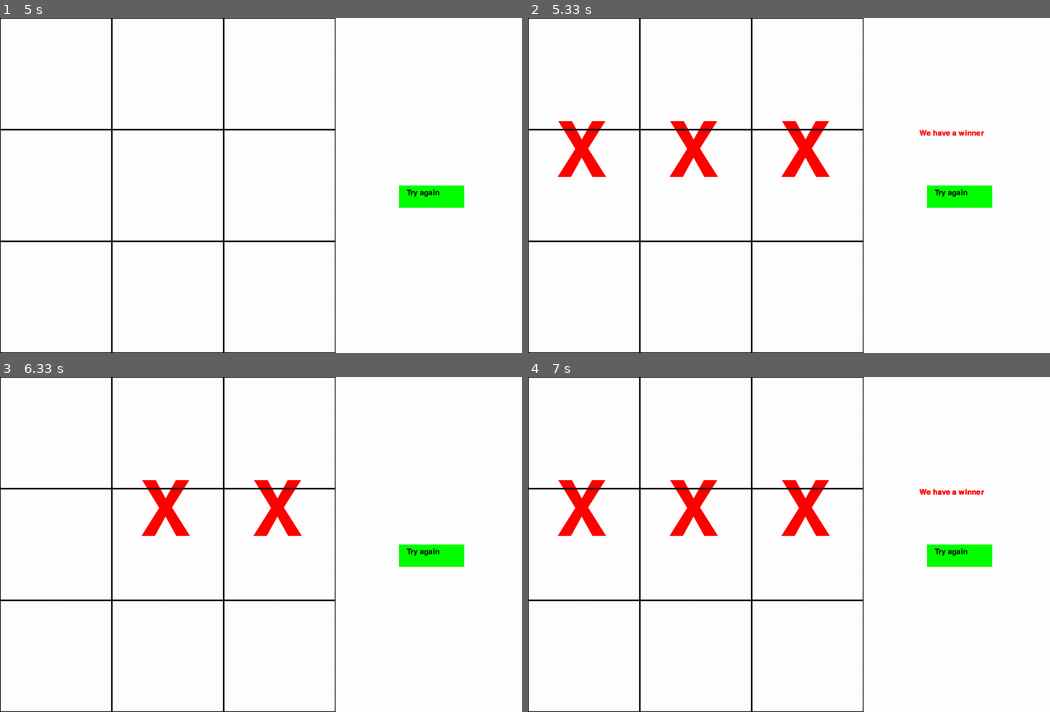
Above: before the commit, frames 1-4 (two rows, left to right).
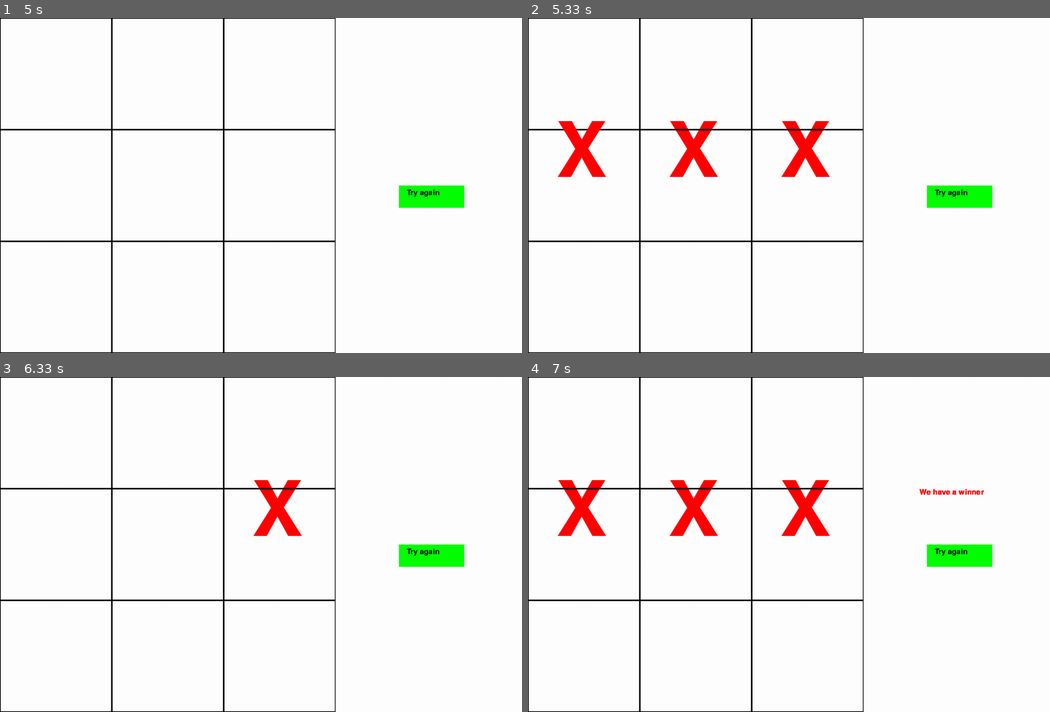
Above: after the commit, the same moments.

Repository: mstanciu552/pygame_tic_tac_toe
Game: pygame game, started from main.py
Two runs of this game, one before a commit and one after it. Both use one fixed random seed, a clock stepped at 60 frames per second and the inputs below.
Inputs (mouse positions are in pixels of both pictures, inside the frame that each line leads up to):
- Up to frame 1 (5 s): press the mouse at (266, 208) at 0.37 s; move the mouse to (198, 198) at 0.47 s; release the mouse at (135, 188) at 0.6 s; click "Try again" at 1.73 s
- Up to frame 2 (5.33 s): press the mouse at (794, 208) at 5.03 s; move the mouse to (710, 198) at 5.13 s; release the mouse at (632, 188) at 5.27 s
- Up to frame 3 (6.33 s): click "Try again" at 5.4 s; press the mouse at (266, 567) at 6.2 s; move the mouse to (177, 531) at 6.3 s
- Up to frame 4 (7 s): release the mouse at (616, 494) at 6.43 s

Frame 1 is identical in both runs. In frame 2, 0.2% of the frame differs, in the area x 6-88%, y 33-36%; in frame 3, 0.8%, in the area x 27-37%, y 30-48%; in frame 4, less than 0.1%.

Commit message:
added fps lock and tie message

Diff:
--- a/Board.py
+++ b/Board.py
@@ -10,6 +10,13 @@
 
     def normalize(self, position):
         return (position[0] * self.rect_w + self.rect_w / 4, position[1] * self.rect_h - self.rect_h / 8)
+
+    def is_full(self):
+        for row in self.pieces:
+            for col in row:
+                if col == '':
+                    return False
+        return True
 
     def draw(self, win):
         for x in range(3):
--- a/main.py
+++ b/main.py
@@ -15,6 +15,7 @@
 
 pygame.init()
 win = pygame.display.set_mode([WIDTH, HEIGHT])
+clock = pygame.time.Clock()
 
 game_font = pygame.font.SysFont('Iosevka', 30)
 xo_font = pygame.font.SysFont('Iosevka', 300)
@@ -41,8 +42,12 @@
             turn += 1 # if X or O placed change turn
 
     board.draw(win)
+    print(True)
     if not board.check_win():
         board.check_click(win, turn)
+        if board.is_full():
+            winner = game_font.render('No winner', True, RED)
+            win.blit(winner, (1050, 300))
     else:
         winner = game_font.render(f'We have a winner', True, RED)
         win.blit(winner, (1050, 300))
@@ -50,6 +55,7 @@
     button.draw(win)
     button.check_click()
 
+    clock.tick(20)
     pygame.display.update()
 
 pygame.quit()
